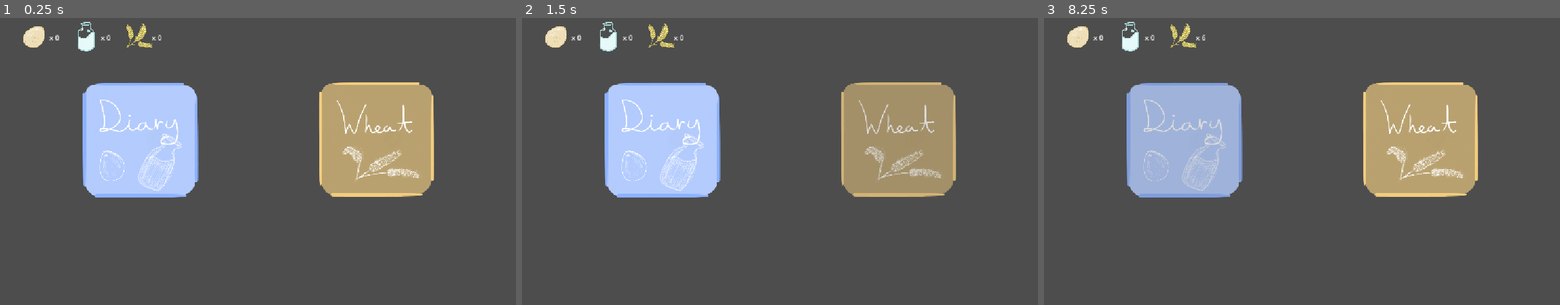
Above: before the commit, frames 1-3 (left to right).
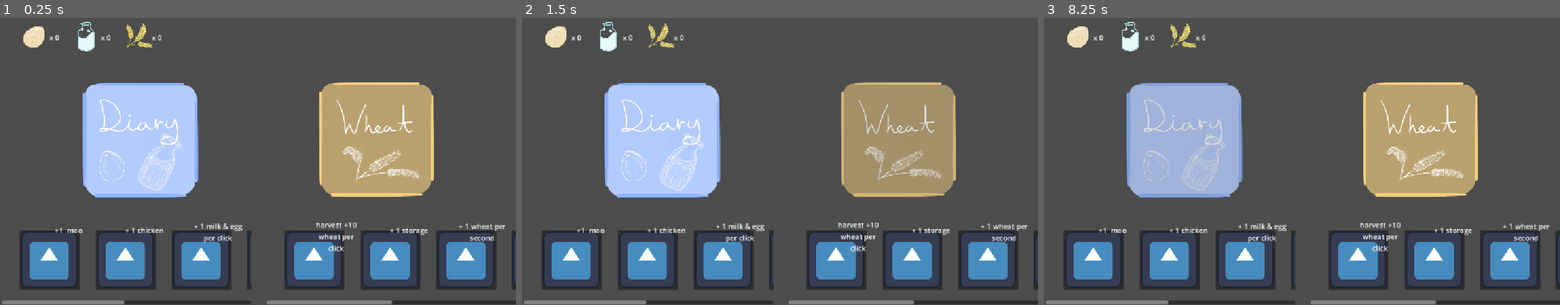
Above: after the commit, the same moments.

Repository: Pine-ber-EE/CakeeClicker
Game: Godot game, scene res://scenes/game.tscn
Same seed, same stepped clock (60 frames per second), same inputs: the game is played once before the commit and once after it. The engine's default icon, where the game draws it, is replaced by a stand-in: a white triangle on a blue panel in a dark square.
Inputs (mouse positions are in pixels of both pictures, inside the frame that each line leads up to):
- Up to frame 1 (0.25 s): no input
- Up to frame 2 (1.5 s): click (573, 259) at 0.52 s; tap Enter at 1.25 s; move the mouse to (893, 147) at 1.27 s; hold Right from 1.28 s (still down); tap Alt at 1.35 s; click (893, 147) at 1.42 s
- Up to frame 3 (8.25 s): tap Space at 2, 3.5, 5 s; move the mouse to (1198, 175) at 2.02 s; release Right at 2.03 s; hold Down 2.03-2.78 s; tap Shift every 1.5 s from 2.1 to 8.1 s; tap Enter at 2.75, 4.25 s; move the mouse to (1353, 95) at 2.77 s; hold Right 2.78-3.53 s; tap Alt every 1.5 s from 2.85 to 7.35 s; move the mouse to (1276, 218) at 3.52 s; hold Up 3.53-4.28 s; click (1276, 218) at 3.67 s; move the mouse to (1456, 204) at 4.27 s; hold Left 4.28-5.78 s; move the mouse to (1147, 115) at 5.02 s; move the mouse to (1327, 161) at 5.77 s; hold Down 5.78-6.53 s; click (1327, 161) at 5.92 s; move the mouse to (1224, 86) at 6.52 s; hold Right 6.53-7.28 s; move the mouse to (1415, 147) at 7.27 s; hold Up 7.28-8.03 s; move the mouse to (1198, 175) at 8.02 s; hold Right from 8.03 s (still down); click (1198, 175) at 8.17 s

The runs differ from the first frame. In frame 1, 11% of the frame differs, in the area x 0-100%, y 71-100%; in frame 2, 11%; in frame 3, 11%.

Commit message:
shop layouts

Diff:
--- a/scenes/game.tscn
+++ b/scenes/game.tscn
@@ -9,6 +9,7 @@
 [ext_resource type="Texture2D" uid="uid://0g1xk6ovxqby" path="res://assets/eggicon.png" id="7_0tnpc"]
 [ext_resource type="Texture2D" uid="uid://dsxlmitd2qq6n" path="res://assets/milkicon.png" id="8_vtaks"]
 [ext_resource type="Texture2D" uid="uid://eoe3y20hhpgd" path="res://assets/wheaticon.png" id="9_kvpfn"]
+[ext_resource type="PackedScene" uid="uid://dxhgcbk2lo70g" path="res://scenes/shop.tscn" id="10_vtaks"]
 
 [node name="game" type="Node2D" unique_id=444922230]
 script = ExtResource("1_uwrxv")
@@ -72,6 +73,103 @@
 scale = Vector2(0.16788116, 0.16788116)
 texture = ExtResource("9_kvpfn")
 
+[node name="diaryShop" type="ScrollContainer" parent="." unique_id=1250748488]
+custom_minimum_size = Vector2(200, 200)
+offset_left = -572.0
+offset_top = 122.0
+offset_right = -15.0
+offset_bottom = 322.0
+
+[node name="GridContainer" type="GridContainer" parent="diaryShop" unique_id=830094744]
+custom_minimum_size = Vector2(1150, 200)
+custom_maximum_size = Vector2(1150, 200)
+layout_mode = 2
+
+[node name="+1cow" parent="diaryShop/GridContainer" unique_id=358231648 instance=ExtResource("10_vtaks")]
+position = Vector2(106, 101)
+
+[node name="Label" type="Label" parent="diaryShop/GridContainer/+1cow" unique_id=2055399510]
+offset_left = 12.0
+offset_top = -78.0
+offset_right = 93.0
+offset_bottom = -55.0
+text = "+1  moo"
+
+[node name="+1chicken" parent="diaryShop/GridContainer" unique_id=1765482172 instance=ExtResource("10_vtaks")]
+position = Vector2(276, 101)
+
+[node name="Label" type="Label" parent="diaryShop/GridContainer/+1chicken" unique_id=419237408]
+offset_left = -1.0
+offset_top = -78.0
+offset_right = 85.0
+offset_bottom = -55.0
+text = "+ 1 chicken"
+
+[node name="vacinnes" parent="diaryShop/GridContainer" unique_id=1439765243 instance=ExtResource("10_vtaks")]
+position = Vector2(445, 101)
+
+[node name="Label" type="Label" parent="diaryShop/GridContainer/vacinnes" unique_id=2136938088]
+offset_left = -16.0
+offset_top = -87.0
+offset_right = 89.0
+offset_bottom = -38.0
+text = "+ 1 milk & egg
+per click"
+horizontal_alignment = 1
+
+[node name="autoBaker" parent="diaryShop/GridContainer" unique_id=623331163 instance=ExtResource("10_vtaks")]
+position = Vector2(613, 101)
+
+[node name="gardenShop" type="ScrollContainer" parent="." unique_id=1319118312]
+custom_minimum_size = Vector2(200, 200)
+offset_left = 19.0
+offset_top = 122.0
+offset_right = 583.0
+offset_bottom = 322.0
+
+[node name="GridContainer" type="GridContainer" parent="gardenShop" unique_id=1543327999]
+custom_minimum_size = Vector2(1150, 200)
+custom_maximum_size = Vector2(1150, 200)
+layout_mode = 2
+
+[node name="scythe" parent="gardenShop/GridContainer" unique_id=1521771028 instance=ExtResource("10_vtaks")]
+position = Vector2(106, 101)
+
+[node name="Label" type="Label" parent="gardenShop/GridContainer/scythe" unique_id=136915076]
+offset_left = -3.0
+offset_top = -90.0
+offset_right = 102.0
+offset_bottom = -41.0
+text = "harvest +10
+wheat per
+click"
+horizontal_alignment = 1
+
+[node name="moreland" parent="gardenShop/GridContainer" unique_id=2125710520 instance=ExtResource("10_vtaks")]
+position = Vector2(276, 101)
+
+[node name="Label" type="Label" parent="gardenShop/GridContainer/moreland" unique_id=1733956550]
+offset_left = -1.0
+offset_top = -78.0
+offset_right = 85.0
+offset_bottom = -55.0
+text = "+ 1 storage"
+
+[node name="gmo" parent="gardenShop/GridContainer" unique_id=2105323430 instance=ExtResource("10_vtaks")]
+position = Vector2(445, 101)
+
+[node name="Label" type="Label" parent="gardenShop/GridContainer/gmo" unique_id=1116448652]
+offset_left = -16.0
+offset_top = -87.0
+offset_right = 89.0
+offset_bottom = -38.0
+text = "+ 1 wheat per
+second"
+horizontal_alignment = 1
+
+[node name="autoBaker" parent="gardenShop/GridContainer" unique_id=145564952 instance=ExtResource("10_vtaks")]
+position = Vector2(613, 101)
+
 [connection signal="button_down" from="diaryButton/Button" to="diaryButton" method="_on_button_button_down"]
 [connection signal="button_up" from="diaryButton/Button" to="diaryButton" method="_on_button_button_up"]
 [connection signal="pressed" from="diaryButton/Button" to="diaryButton" method="_on_button_pressed"]
--- a/scenes/shop.tscn
+++ b/scenes/shop.tscn
@@ -1,6 +1,7 @@
 [gd_scene format=3 uid="uid://dxhgcbk2lo70g"]
 
 [ext_resource type="Script" uid="uid://dgv6rjylid345" path="res://scripts/shop.gd" id="1_lx5au"]
+[ext_resource type="Texture2D" uid="uid://68tjp36sl8y7" path="res://assets/icon.svg" id="2_xfvoa"]
 
 [node name="shopItems" type="Node2D" unique_id=358231648]
 position = Vector2(-1, 0)
@@ -12,4 +13,7 @@
 offset_right = 68.0
 offset_bottom = 67.0
 
+[node name="Sprite2D" type="Sprite2D" parent="." unique_id=1924199301]
+texture = ExtResource("2_xfvoa")
+
 [connection signal="pressed" from="Button" to="." method="_on_button_pressed"]
